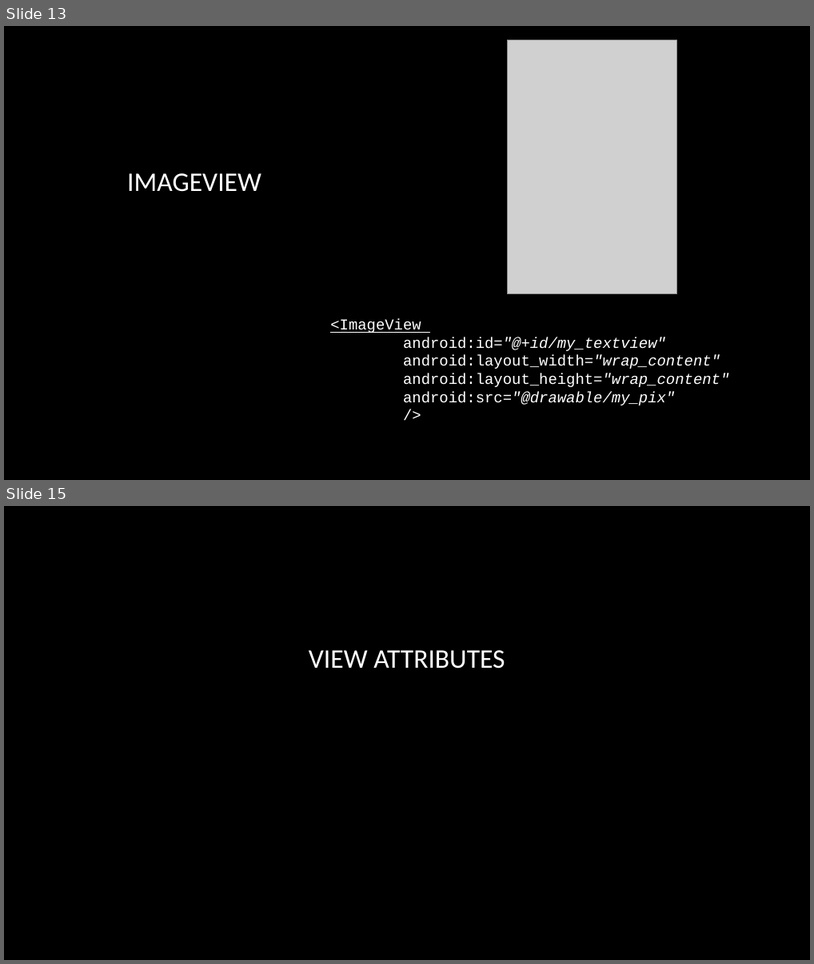
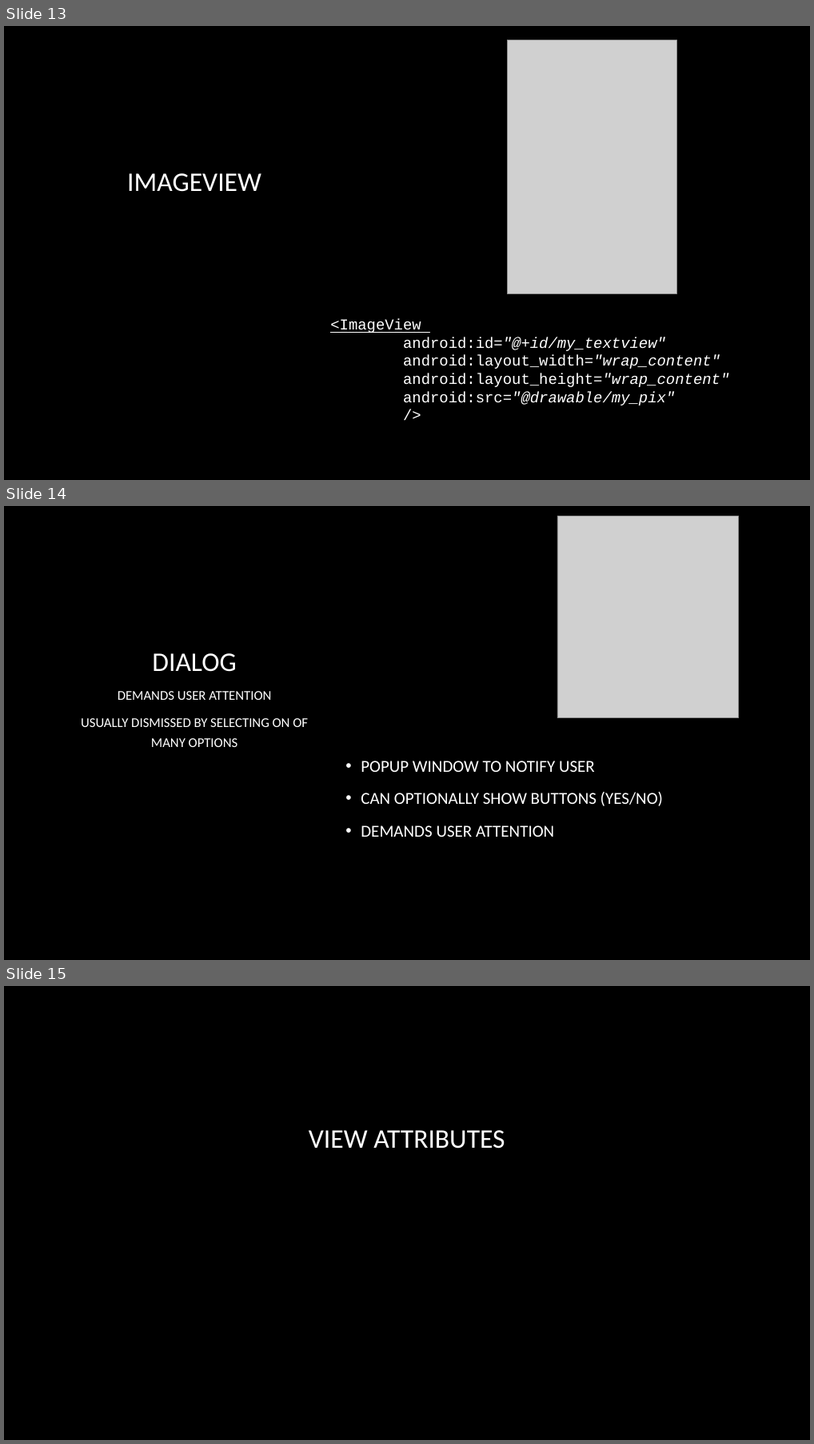
Before and after one commit to dinocore1/intro-to-android, a slide deck: Into To Android layout.pptx. Shown one above the other, each under a label of ours: slides 13 and 15 before the commit, slides 13, 14 and 15 after it; the slides between them are not shown. The pictures are 814x964 and 814x1444 pixels, drawn with LibreOffice and Linux fonts; fonts in the diff are those of the drawing; grey boxes stand for pictures; background and template pictures are left out. Boxes give left, top, right and bottom in pixels: in the first picture for what was removed or moved away, otherwise in the second. Text is boxed around its words. In the diff, an @@ line names an element or a change of style, - is before the commit and + after.

```diff
--- a/Into To Android layout.pptx
+++ b/Into To Android layout.pptx
@@ slide 14 added at (4,506,810,960), background picture (left out) @@
@@ picture added at (558,516,739,718) @@
@@ title added at (152,653,236,672), 32 pt, text #FFFFFF @@
+DIALOG
@@ text added at (81,691,308,747), 16 pt, text #FFFFFF @@
+DEMANDS USER ATTENTION
+USUALLY DISMISSED BY SELECTING ON OF MANY OPTIONS
@@ text added at (361,760,663,836), 20 pt, text #FFFFFF @@
+• POPUP WINDOW TO NOTIFY USER
+• CAN OPTIONALLY SHOW BUTTONS (YES/NO)
+• DEMANDS USER ATTENTION
```
Also in this commit, not shown: 4 slides changed, 1 slide removed, 1 other file.
